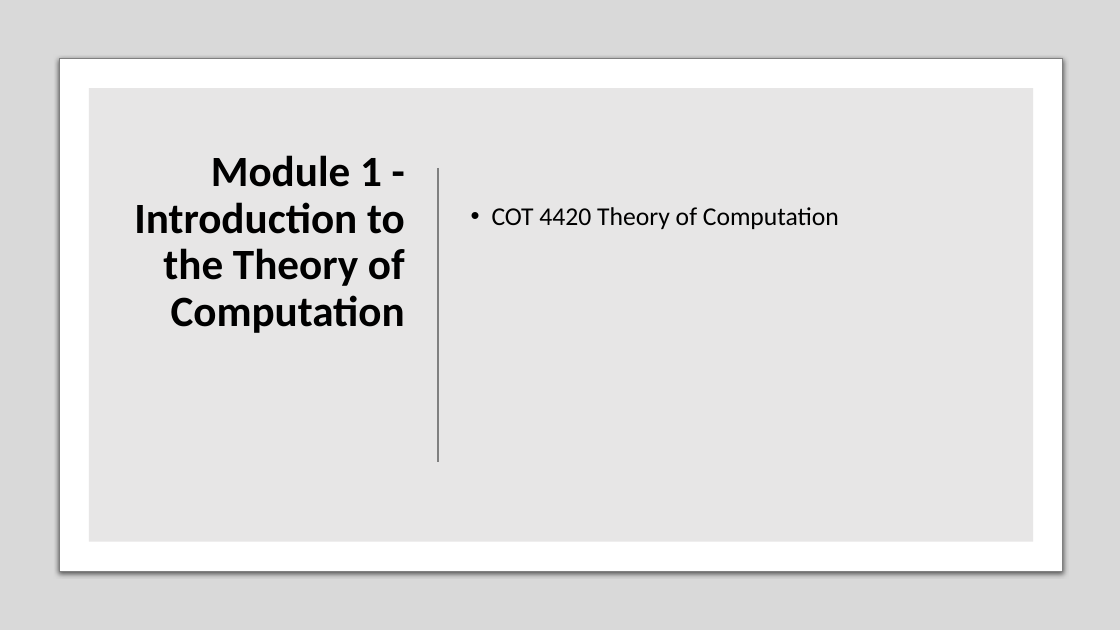
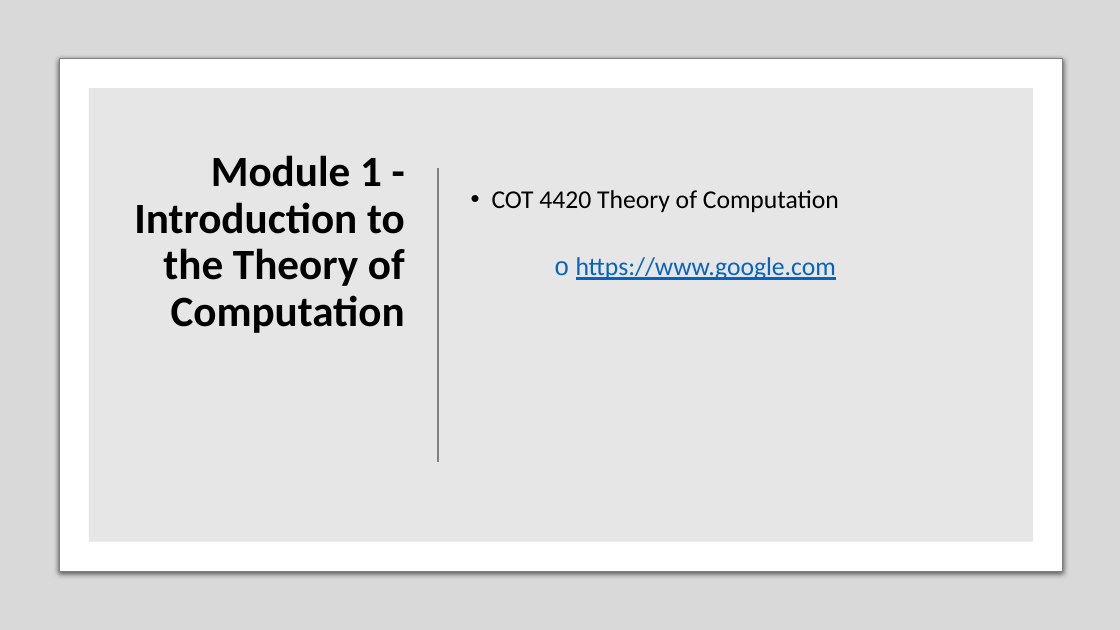
Before and after one commit to lcasals/Jenkins-File-Processor-Plugin, a slide deck: slide 1 of docDataValidator/fileInput/Module 1 Slides.pptx. Drawn at 1120x630 pixels with LibreOffice and Linux fonts; fonts in the diff are those of the drawing. Boxes give left, top, right and bottom in pixels: in the first picture for what was removed or moved away, otherwise in the second. Text is boxed around its words. In the diff, an @@ line names an element or a change of style, - is before the commit and + after.

```diff
--- a/docDataValidator/fileInput/Module 1 Slides.pptx
+++ b/docDataValidator/fileInput/Module 1 Slides.pptx
@@ text at (576,257,836,280): paragraph added @@
+    o https://www.google.com
```
Also in this commit, not shown: 22 other files.
